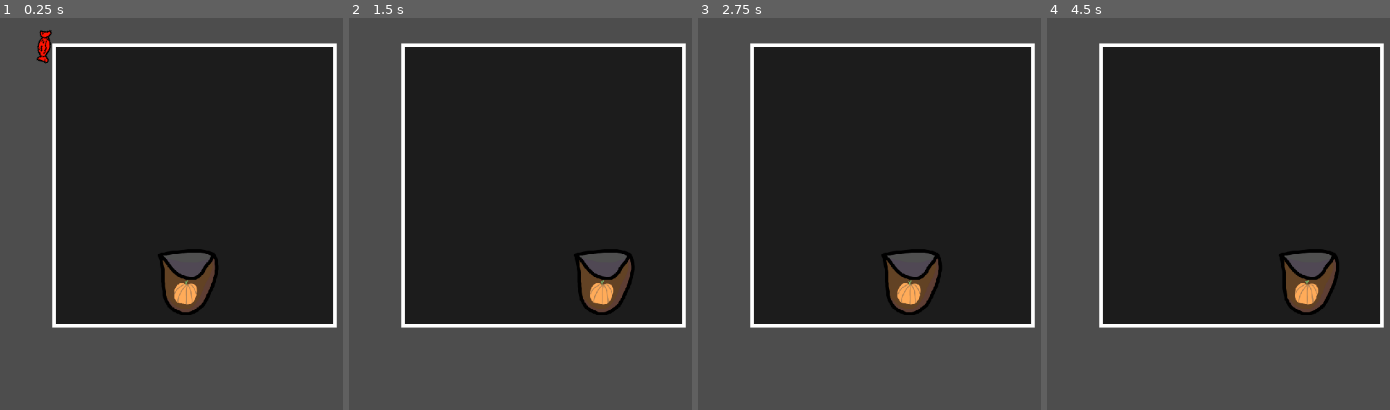
Above: before the commit, frames 1-4 (left to right).
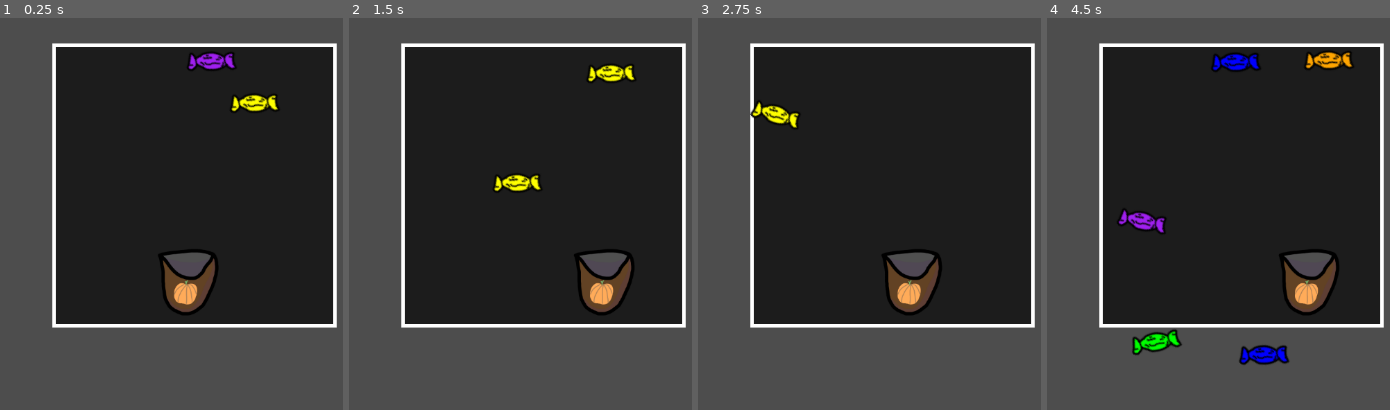
Above: after the commit, the same moments.

Repository: Shadowcrafter2017/Treat
Game: Godot game, scene res://scenes/UI/minigame/candy_minigame.tscn
The game is run twice, just before and just after one commit, with the same random seed, the same clock (stepped at 60 frames per second) and the same inputs. This scene is started directly instead of the project's main scene.
Inputs (mouse positions are in pixels of both pictures, inside the frame that each line leads up to):
- Up to frame 1 (0.25 s): no input
- Up to frame 2 (1.5 s): move the mouse to (outside the picture) at 0.52 s; hold D (Move_Right) 0.53-1.28 s; tap Space (Action) at 0.6, 1.35 s; move the mouse to (383, 206) at 1.27 s; hold S (Move_Down) from 1.28 s (still down)
- Up to frame 3 (2.75 s): move the mouse to (972, 88) at 2.02 s; release S (Move_Down) at 2.03 s; hold D (Move_Right) from 2.03 s (still down); tap Space (Action) at 2.1 s
- Up to frame 4 (4.5 s): move the mouse to (1201, 276) at 2.77 s; release D (Move_Right) at 2.78 s; hold W (Move_Up) 2.78-3.53 s; tap Space (Action) at 2.85, 3.6, 4.35 s; move the mouse to (outside the picture) at 3.52 s; hold A (Move_Left) from 3.53 s (still down); move the mouse to (outside the picture) at 4.27 s

The runs differ from the first frame. In frame 1, 1.3% of the frame differs, in the area x 10-82%, y 3-75%; in frame 2, 1.0%; in frame 3, 0.5%; in frame 4, 2.7%, in the area x 20-90%, y 8-89%.

Commit message:
made candy spawn, make minigame work

Diff:
--- a/project.godot
+++ b/project.godot
@@ -14,6 +14,10 @@
 run/main_scene="res://scenes/Areas/Outside/outside.tscn"
 config/features=PackedStringArray("4.1", "GL Compatibility")
 config/icon="res://icon.svg"
+
+[editor]
+
+movie_writer/movie_file="G:/Vids/show.avi"
 
 [input]
 
--- a/scenes/UI/dialogue/DialogueBox.gd
+++ b/scenes/UI/dialogue/DialogueBox.gd
@@ -14,14 +14,14 @@
 @onready var arrow : Polygon2D = $Arrow
 @onready var sound : AudioStreamPlayer2D = $DialogueSound
 
-func _ready():
+func _ready() -> void:
 	timer.wait_time = text_speed
 	dialog = get_dialog()
 	assert(dialog, "Dialog was not found.")
 
 	next_phrase()
 
-func _process(_delta):
+func _process(_delta) -> void:
 	arrow.visible = finished
 	if Input.is_action_just_pressed("Action"):
 		if finished:
--- a/scenes/UI/minigame/CandySpawner.gd
+++ /dev/null
@@ -1 +0,0 @@
-extends Node2D
--- /dev/null
+++ b/scenes/UI/minigame/candy.tscn
@@ -0,0 +1,104 @@
+[gd_scene load_steps=7 format=3 uid="uid://bppug47vuvxx3"]
+
+[ext_resource type="Script" path="res://scenes/UI/minigame/scripts/candy.gd" id="1_b1hsu"]
+[ext_resource type="Texture2D" uid="uid://5dptb6qvvkyn" path="res://scenes/UI/minigame/art/candy.png" id="2_8djog"]
+
+[sub_resource type="RectangleShape2D" id="RectangleShape2D_ij0l6"]
+size = Vector2(40, 20)
+
+[sub_resource type="Animation" id="Animation_338yx"]
+resource_name = "collected"
+length = 0.2
+tracks/0/type = "value"
+tracks/0/imported = false
+tracks/0/enabled = true
+tracks/0/path = NodePath("Sprite:modulate:a")
+tracks/0/interp = 2
+tracks/0/loop_wrap = true
+tracks/0/keys = {
+"times": PackedFloat32Array(0, 0.2),
+"transitions": PackedFloat32Array(1, 1),
+"update": 0,
+"values": [1.0, 0.0]
+}
+tracks/1/type = "value"
+tracks/1/imported = false
+tracks/1/enabled = true
+tracks/1/path = NodePath(".:linear_damp")
+tracks/1/interp = 1
+tracks/1/loop_wrap = true
+tracks/1/keys = {
+"times": PackedFloat32Array(0, 0.2),
+"transitions": PackedFloat32Array(1, 0.5),
+"update": 0,
+"values": [0.0, 50.0]
+}
+tracks/2/type = "method"
+tracks/2/imported = false
+tracks/2/enabled = true
+tracks/2/path = NodePath(".")
+tracks/2/interp = 1
+tracks/2/loop_wrap = true
+tracks/2/keys = {
+"times": PackedFloat32Array(0.2),
+"transitions": PackedFloat32Array(1),
+"values": [{
+"args": [],
+"method": &"queue_free"
+}]
+}
+
+[sub_resource type="Animation" id="Animation_vxn0h"]
+length = 0.001
+tracks/0/type = "value"
+tracks/0/imported = false
+tracks/0/enabled = true
+tracks/0/path = NodePath("Sprite:modulate")
+tracks/0/interp = 1
+tracks/0/loop_wrap = true
+tracks/0/keys = {
+"times": PackedFloat32Array(0),
+"transitions": PackedFloat32Array(1),
+"update": 0,
+"values": [Color(1, 0.0784314, 0.0117647, 1)]
+}
+tracks/1/type = "value"
+tracks/1/imported = false
+tracks/1/enabled = true
+tracks/1/path = NodePath(".:linear_damp")
+tracks/1/interp = 1
+tracks/1/loop_wrap = true
+tracks/1/keys = {
+"times": PackedFloat32Array(0),
+"transitions": PackedFloat32Array(1),
+"update": 0,
+"values": [0.0]
+}
+
+[sub_resource type="AnimationLibrary" id="AnimationLibrary_5nkbd"]
+_data = {
+"RESET": SubResource("Animation_vxn0h"),
+"collected": SubResource("Animation_338yx")
+}
+
+[node name="Candy" type="RigidBody2D"]
+collision_layer = 16
+collision_mask = 17
+script = ExtResource("1_b1hsu")
+
+[node name="Sprite" type="Sprite2D" parent="."]
+modulate = Color(1, 0.0784314, 0.0117647, 1)
+texture_filter = 2
+rotation = 0.785398
+scale = Vector2(1.5, 1.5)
+texture = ExtResource("2_8djog")
+
+[node name="Collider" type="CollisionShape2D" parent="."]
+scale = Vector2(1.5, 1.5)
+shape = SubResource("RectangleShape2D_ij0l6")
+debug_color = Color(0.678431, 0.505882, 0, 0.419608)
+
+[node name="Animator" type="AnimationPlayer" parent="."]
+libraries = {
+"": SubResource("AnimationLibrary_5nkbd")
+}
--- a/scenes/UI/minigame/candy_minigame.tscn
+++ b/scenes/UI/minigame/candy_minigame.tscn
@@ -1,16 +1,21 @@
-[gd_scene load_steps=7 format=3 uid="uid://c1qticv6rsj2i"]
+[gd_scene load_steps=8 format=3 uid="uid://djvky30ky3voj"]
 
-[ext_resource type="Texture2D" uid="uid://m3unffql0j06" path="res://scenes/UI/minigame/pumpkinbag.png" id="1_dfkmh"]
-[ext_resource type="Script" path="res://scenes/UI/minigame/Bag.gd" id="2_j0rld"]
-[ext_resource type="Script" path="res://scenes/UI/minigame/CandySpawner.gd" id="3_1sdjq"]
-[ext_resource type="Texture2D" uid="uid://5dptb6qvvkyn" path="res://scenes/UI/minigame/candy.png" id="3_8y5a6"]
+[ext_resource type="Script" path="res://scenes/UI/minigame/scripts/CandySpawner.gd" id="1_0jyqn"]
+[ext_resource type="Script" path="res://scenes/UI/minigame/scripts/Bag.gd" id="3_6ouik"]
+[ext_resource type="Texture2D" uid="uid://m3unffql0j06" path="res://scenes/UI/minigame/art/pumpkinbag.png" id="4_bd6sp"]
+[ext_resource type="PackedScene" uid="uid://bppug47vuvxx3" path="res://scenes/UI/minigame/candy.tscn" id="4_g3v8n"]
 
-[sub_resource type="CapsuleShape2D" id="CapsuleShape2D_l31u1"]
-radius = 15.0
-height = 90.0
+[sub_resource type="RectangleShape2D" id="RectangleShape2D_63l6v"]
+size = Vector2(90, 20)
 
-[sub_resource type="RectangleShape2D" id="RectangleShape2D_ij0l6"]
-size = Vector2(20, 40)
+[sub_resource type="CircleShape2D" id="CircleShape2D_cj4p1"]
+radius = 40.0
+
+[sub_resource type="Curve2D" id="Curve2D_kkksv"]
+_data = {
+"points": PackedVector2Array(0, 0, 0, 0, 40, 20, 0, 0, 0, 0, 360, 20)
+}
+point_count = 2
 
 [node name="CandyMinigame" type="CanvasLayer"]
 follow_viewport_enabled = true
@@ -50,30 +55,36 @@
 [node name="Bag" type="CharacterBody2D" parent="Frame"]
 position = Vector2(188, 342)
 collision_layer = 8
-collision_mask = 17
 motion_mode = 1
-script = ExtResource("2_j0rld")
+script = ExtResource("3_6ouik")
 
 [node name="Sprite" type="Sprite2D" parent="Frame/Bag"]
+texture_filter = 2
 scale = Vector2(0.7, 0.7)
-texture = ExtResource("1_dfkmh")
+texture = ExtResource("4_bd6sp")
 
 [node name="Collider" type="CollisionShape2D" parent="Frame/Bag"]
 position = Vector2(-2.5, -35)
-rotation = 1.5708
-shape = SubResource("CapsuleShape2D_l31u1")
+shape = SubResource("RectangleShape2D_63l6v")
+
+[node name="CollectionArea" type="Area2D" parent="Frame/Bag"]
+collision_layer = 0
+collision_mask = 16
+
+[node name="Collider" type="CollisionShape2D" parent="Frame/Bag/CollectionArea"]
+position = Vector2(0, -25)
+shape = SubResource("CircleShape2D_cj4p1")
+debug_color = Color(0.588235, 0.411765, 0.929412, 0.419608)
 
 [node name="CandySpawner" type="Node2D" parent="Frame"]
-script = ExtResource("3_1sdjq")
+script = ExtResource("1_0jyqn")
+candy_scene = ExtResource("4_g3v8n")
+amount_to_spawn = 50
 
-[node name="Candy" type="RigidBody2D" parent="Frame/CandySpawner"]
-collision_layer = 16
+[node name="SpawnPath" type="Path2D" parent="Frame/CandySpawner"]
+curve = SubResource("Curve2D_kkksv")
 
-[node name="Sprite" type="Sprite2D" parent="Frame/CandySpawner/Candy"]
-modulate = Color(1, 0.0784314, 0.0117647, 1)
-texture = ExtResource("3_8y5a6")
+[node name="Follow" type="PathFollow2D" parent="Frame/CandySpawner/SpawnPath"]
+position = Vector2(40, 20)
 
-[node name="Collider" type="CollisionShape2D" parent="Frame/CandySpawner/Candy"]
-rotation = 0.785398
-shape = SubResource("RectangleShape2D_ij0l6")
-debug_color = Color(0.678431, 0.505882, 0, 0.419608)
+[connection signal="body_entered" from="Frame/Bag/CollectionArea" to="Frame/Bag" method="_on_collection_area_body_entered"]
--- a/scenes/UI/minigame/Bag.gd
+++ b/scenes/UI/minigame/scripts/Bag.gd
@@ -2,9 +2,15 @@
 
 @export var move_speed : float = 300.0
 
-func _physics_process(delta) -> void:
+var candy_count : int = 0
+
+func _physics_process(_delta) -> void:
 	var mouse_pos : Vector2 = get_global_mouse_position()
 	var direction : Vector2 = (mouse_pos - global_position).normalized() * Vector2(1, 0)
 
 	velocity = direction * move_speed
 	move_and_slide()
+
+func _on_collection_area_body_entered(body : candy) -> void:
+	candy_count += body.worth
+	body.animator.play("collected")
--- /dev/null
+++ b/scenes/UI/minigame/scripts/CandySpawner.gd
@@ -0,0 +1,18 @@
+extends Node2D
+
+@export var candy_scene : PackedScene
+@export var amount_to_spawn : int
+
+@onready var spawn_point : PathFollow2D = $SpawnPath/Follow
+
+func _ready() -> void:
+	for i in range(amount_to_spawn):
+		spawn_candy()
+		await get_tree().create_timer(randf_range(0.0,1.0)).timeout
+
+func spawn_candy() -> void:
+	spawn_point.progress_ratio = randf()
+
+	var candy : RigidBody2D = candy_scene.instantiate()
+	candy.global_position = spawn_point.position
+	add_child(candy)
--- /dev/null
+++ b/scenes/UI/minigame/scripts/candy.gd
@@ -0,0 +1,33 @@
+class_name candy extends RigidBody2D
+
+@export_enum("red", "orange", "yellow", "green", "blue", "purple") var candy_type
+
+var worth : int
+
+@onready var sprite : Sprite2D = $Sprite
+@onready var animator : AnimationPlayer = $Animator
+
+func _ready() -> void:
+	candy_type = randi_range(0, 5)
+
+	match candy_type:
+		0: # red
+			sprite.modulate = Color.RED
+			worth = -1
+		1: # orange
+			sprite.modulate = Color.ORANGE
+			worth = 1
+		2: # yellow
+			sprite.modulate = Color.YELLOW
+			worth = 2
+		3: #green
+			sprite.modulate = Color.GREEN
+			worth = 4
+		4: #blue
+			sprite.modulate = Color.BLUE
+			worth = 5
+		5: #purple
+			sprite.modulate = Color.PURPLE
+			worth = 10
+
+	linear_velocity = Vector2(randf(), randf()) * randf_range(-300,300)
Renamed: scenes/UI/minigame/candy.png -> scenes/UI/minigame/art/candy.png
Not shown, changed: scenes/UI/minigame/art/candy.png.import
Renamed: scenes/UI/minigame/pumpkinbag.png -> scenes/UI/minigame/art/pumpkinbag.png
Not shown, changed: scenes/UI/minigame/art/pumpkinbag.png.import
